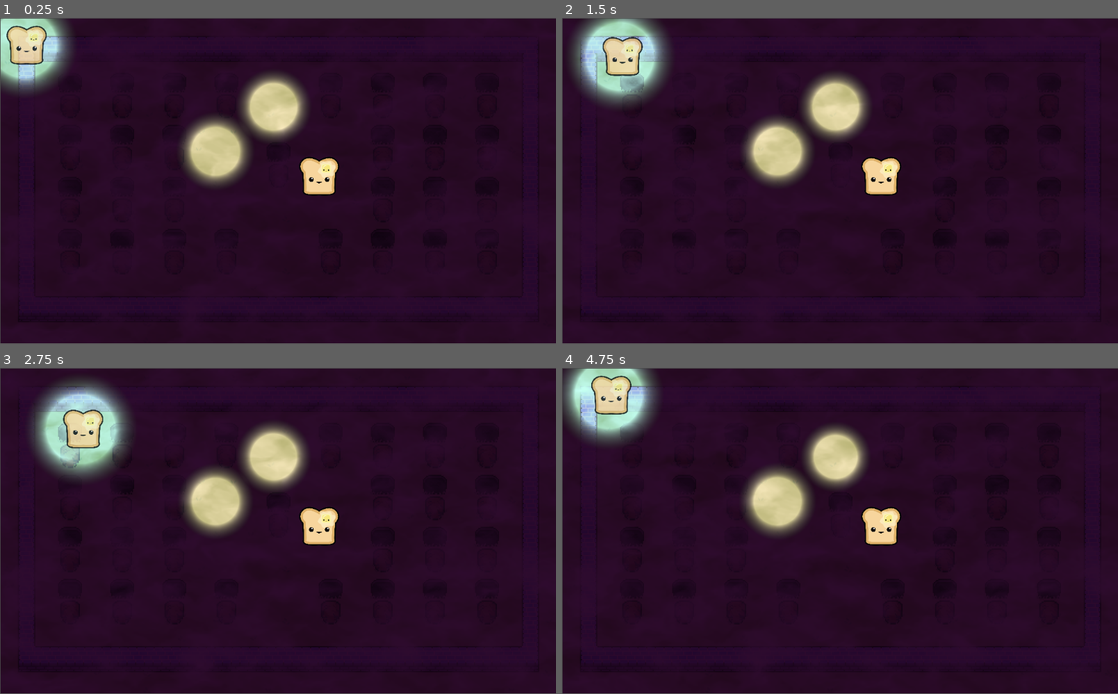
Above: before the commit, frames 1-4 (two rows, left to right).
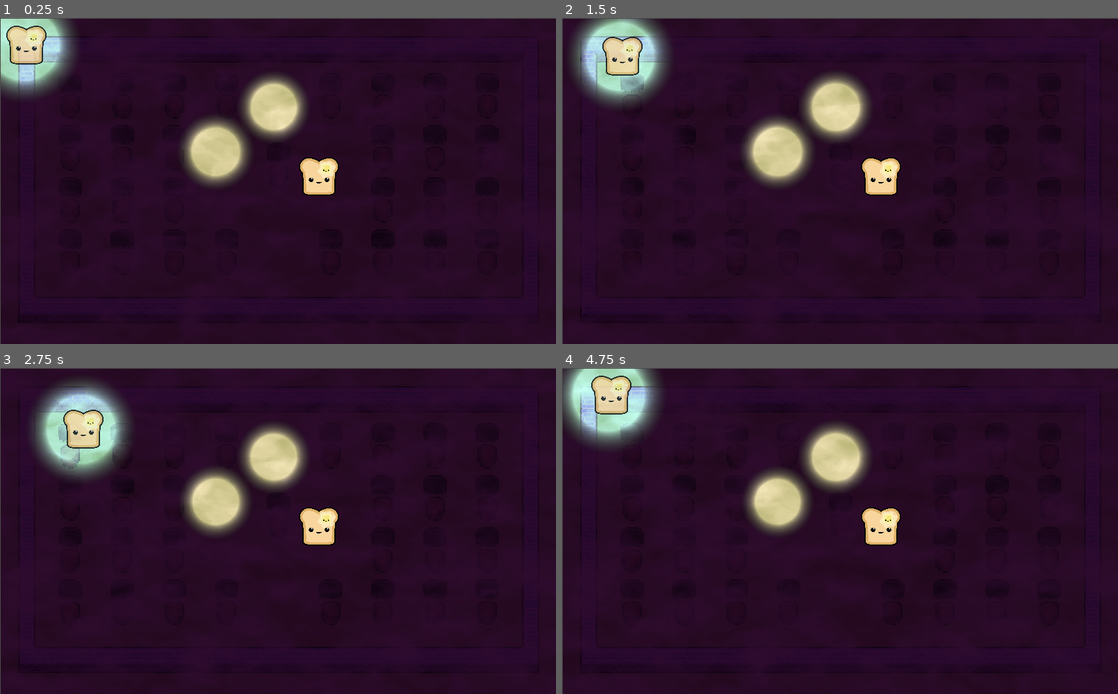
Above: after the commit, the same moments.

Repository: aidenstorey/godot-wild-jam-26
Game: Godot game, scene res://scenes/world_with_assets.tscn
Same seed, same stepped clock (60 frames per second), same inputs: the game is played once before the commit and once after it.
Inputs:
- Up to frame 1 (0.25 s): no input
- Up to frame 2 (1.5 s): hold Right (ui_right) 0.53-1.28 s; hold Down (ui_down) from 1.28 s (still down)
- Up to frame 3 (2.75 s): release Down (ui_down) at 2.03 s; hold Right (ui_right) from 2.03 s (still down)
- Up to frame 4 (4.75 s): release Right (ui_right) at 2.78 s; hold Up (ui_up) 2.78-3.53 s; hold Left (ui_left) from 3.53 s (still down)
In our replay, the window is 800x468 before the commit and 800x469 after it. These sizes can differ from the game's own. Grey fills any space a smaller window leaves; there, only what the larger window draws over its background counts as a difference.

The runs differ from the first frame. In frame 1, 1.0% of the frame differs, in the area x 0-61%, y 0-100%; in frame 2, 0.2%; in frame 3, 0.2%; in frame 4, 1.9%.

Commit message:
Fix lights for web

Diff:
--- a/project.godot
+++ b/project.godot
@@ -35,6 +35,13 @@
 config/name="godot-wild-jam-26"
 run/main_scene="res://scenes/world_with_assets.tscn"
 config/icon="res://icon.png"
+
+[display]
+
+window/size/resizable=false
+window/size/test_width=1024
+window/size/test_height=600
+window/stretch/mode="2d"
 
 [input]
 
@@ -77,4 +84,5 @@
 
 [rendering]
 
+quality/2d/use_pixel_snap=true
 environment/default_environment="res://default_env.tres"
--- a/scenes/world_with_assets.tscn
+++ b/scenes/world_with_assets.tscn
@@ -52,11 +52,12 @@
 	for( int i = 0; i < light_count; ++i )
 	{
 		vec4 position = texelFetch( light_data, ivec2( i, 0 ), 0 );
-		position.y = size.y - position.y;
+		position.x *= 1024.0;
+		position.y = size.y - position.y * 600.0;
 
 		vec4 data = texelFetch( light_data, ivec2( i, 1 ), 0 );
 
-		float radius = data.a  + 10.0 * noise1d( TIME * 5.0 + data.x * 100.0 );
+		float radius = data.a * 1000.0  + 10.0 * noise1d( TIME * 5.0 + data.x * 100.0 );
 		float strength = data.b;
 
 		float dist = distance( position.xy, UV * size );
@@ -65,7 +66,6 @@
 		dist = max( ( dist * offset_modifier ) - ( offset_modifier - 1.0 ), 0.0 );
 
 		float value = ( 1.0 - dist ) * strength * light_strength_modifier;
-//
 
 		light_color = mix( light_color, texelFetch( light_data, ivec2( i, 2 ), 0 ), value );
 		light_value += value;
@@ -80,6 +80,7 @@
 
 	COLOR = screen_color * ambient_color;
 }"
+custom_defines = ""
 
 [sub_resource type="ShaderMaterial" id=2]
 shader = SubResource( 1 )
@@ -346,6 +347,7 @@
 
 	COLOR = vec4( color.rgb, fbm( coord + motion ) * 1.2 );
 }"
+custom_defines = ""
 
 [sub_resource type="ShaderMaterial" id=7]
 shader = SubResource( 6 )
@@ -390,7 +392,7 @@
 format = 1
 tile_data = PoolIntArray( 196611, 1, 0, 196614, 1, 0, 196617, 1, 0, 196620, 1, 0, 196626, 1, 0, 196629, 1, 0, 196632, 1 …(439 unchanged characters)…
 
-[node name="temp" type="Sprite" parent="Viewport"]
+[node name="fog" type="Sprite" parent="Viewport"]
 material = SubResource( 7 )
 position = Vector2( 493.925, 322.392 )
 texture = ExtResource( 6 )
--- a/scripts/light_controller.gd
+++ b/scripts/light_controller.gd
@@ -35,11 +35,11 @@
 		if light is light_source:
 			var position = light.global_position.floor()
 			self.image.set_pixel( i, 0, Color( \
-				position.x, position.y, \
+				position.x / 1024.0, position.y / 600.0, \
 				0.0, 0.0 ) )
 			self.image.set_pixel( i, 1, Color( \
 			light.offset, 0.0, \
-			light.strength, light.radius ) )
+			light.strength, light.radius / 1000.0 ) )
 
 			self.image.set_pixel( i, 2, light.color )
 
--- a/scripts/light_source.gd
+++ b/scripts/light_source.gd
@@ -4,7 +4,7 @@
 export var color: Color = Color( "#ffefc4" );
 export var radius: float = 64.0;
 export (float, 0.0, 1.0, 0.05) var strength: float = 1.0
-onready var offset: float = randf() * PI;
+onready var offset: float = randf();
 
 
 func _ready() -> void:
